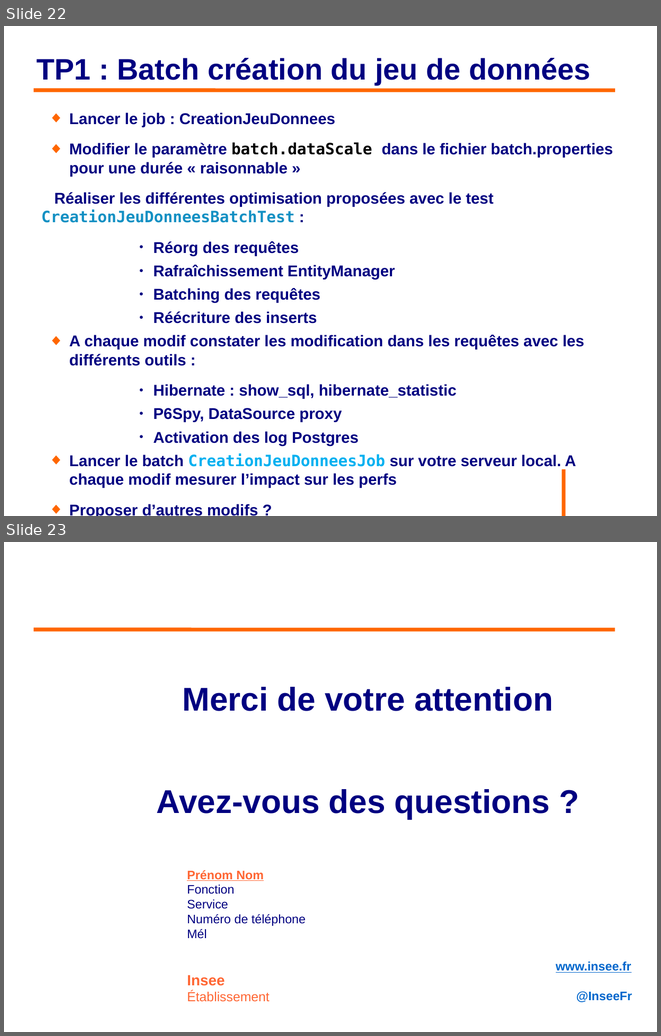
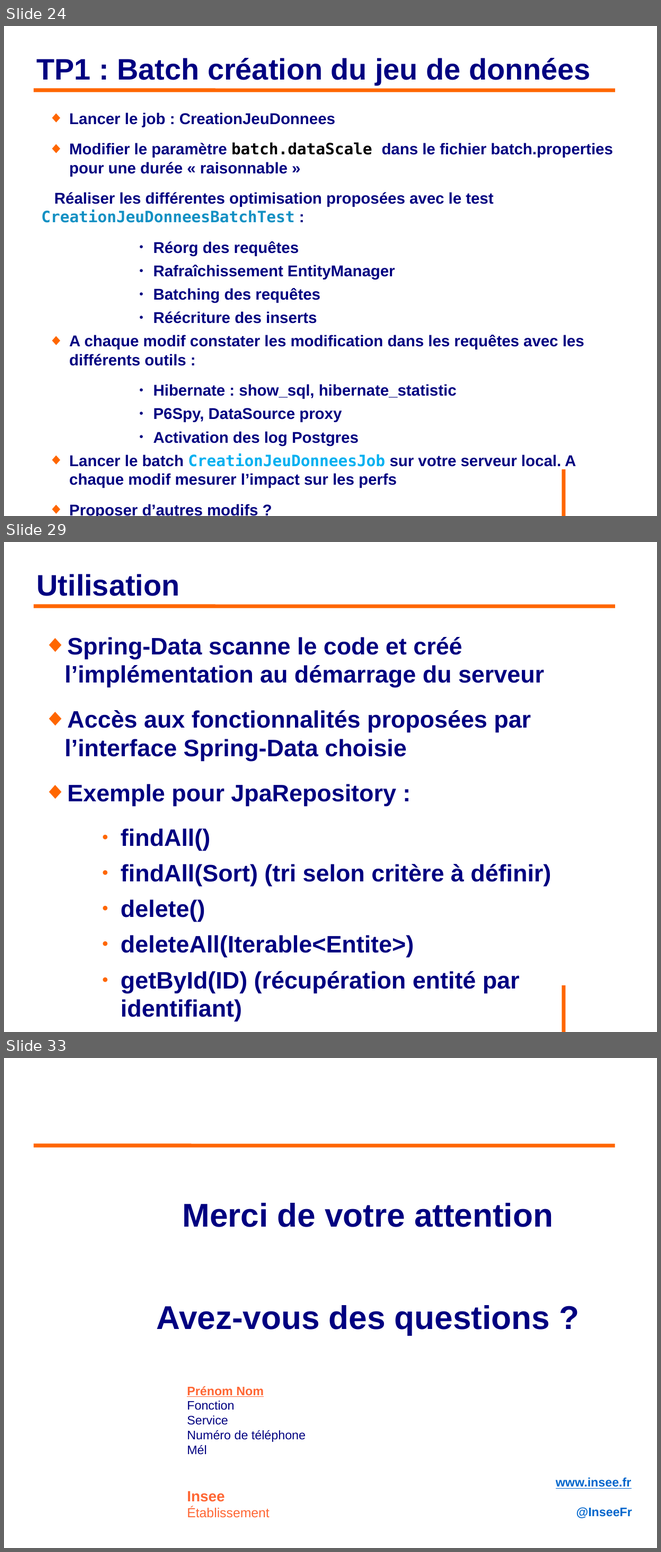
Before and after one commit to philphils/formation-hibernate-avancee, a slide deck: Documentation/diapo_formation_hibernate_avancee.odp. Shown one above the other, each under a label of ours: slides 22 and 23 before the commit, slides 24, 29 and 33 after it; the slides between them are not shown. The pictures are 661x1036 and 661x1552 pixels, drawn with LibreOffice and Linux fonts; fonts in the diff are those of the drawing; background and template pictures are left out. Boxes give left, top, right and bottom in pixels: in the first picture for what was removed or moved away, otherwise in the second. Text is boxed around its words. In the diff, an @@ line names an element or a change of style, - is before the commit and + after.

Commit message:
Diapo jusqu'à Spring-Data @Query

```diff
--- a/Documentation/diapo_formation_hibernate_avancee.odp
+++ b/Documentation/diapo_formation_hibernate_avancee.odp
@@ slide 29 added at box(4, 542, 657, 1032), background #FFFFFF; not listed: 1 template element that a slide beside it also shows @@
@@ title added at box(37, 574, 180, 596), 36 pt, text #000080, bold @@
+Utilisation
@@ line added from (34, 606) to (616, 606), #FF6600 4.54 pt @@
@@ text added at box(64, 637, 551, 1021), 28.9 pt, text #000080, bold @@
+◆ Spring-Data scanne le code et créé l’implémentation au démarrage du serveur
+◆ Accès aux fonctionnalités proposées par l’interface Spring-Data choisie
+◆ Exemple pour JpaRepository :
+    ● findAll()
+    ● findAll(Sort) (tri selon critère à définir)
+    ● delete()
+    ● deleteAll(Iterable<Entite>)
+    ● getById(ID) (récupération entité par identifiant)
+    ● ...
@@ what was slide 22 is now slide 24 @@
@@ what was slide 23 is now slide 33 @@
```
Also in this commit, not shown: 9 other slides added.
